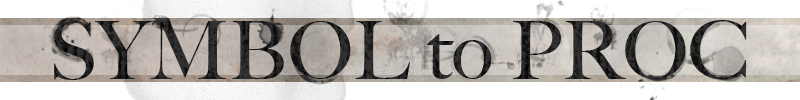
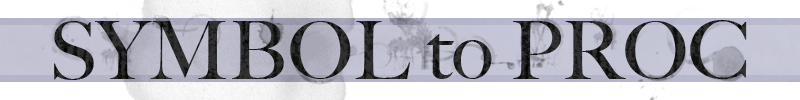
Two versions of the same layered image (800x100). Layer-by-layer changes:
"Shading": opacity 50% → 25% over (x1=0, y1=18, x2=800, y2=82)
added layer "Layer 7" (25%) in group "Stains" over (x1=39, y1=15, x2=98, y2=63)
"Layer 5": opacity 100% → 50% over (x1=135, y1=13, x2=345, y2=85)
"Layer 2": opacity 100% → 50% over (x1=443, y1=6, x2=752, y2=100)
"Layer 1": opacity 100% → 50%, painted on it over (x1=39, y1=5, x2=620, y2=64)
"Stripe": opacity 80% → 50% over (x1=0, y1=18, x2=800, y2=82)
